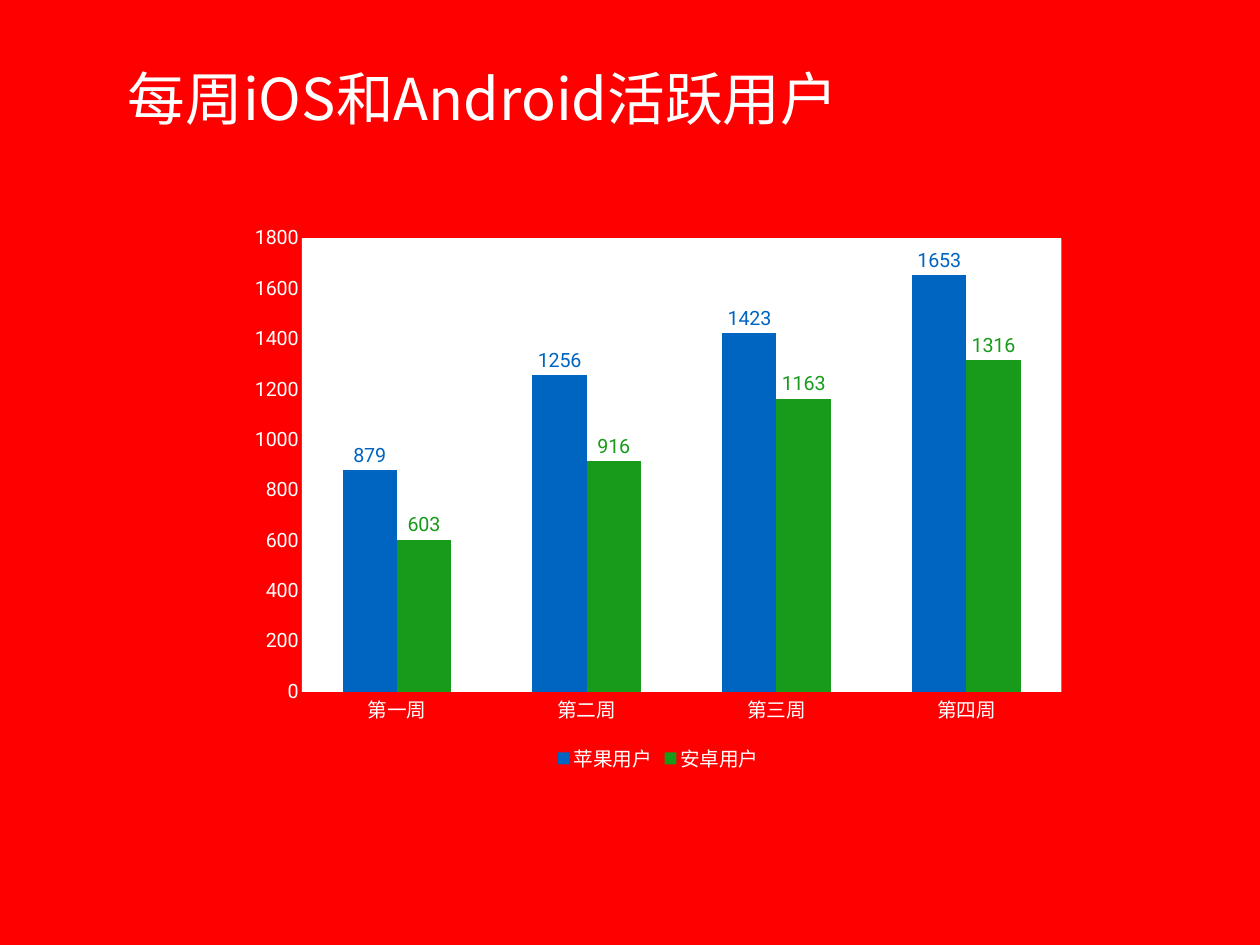
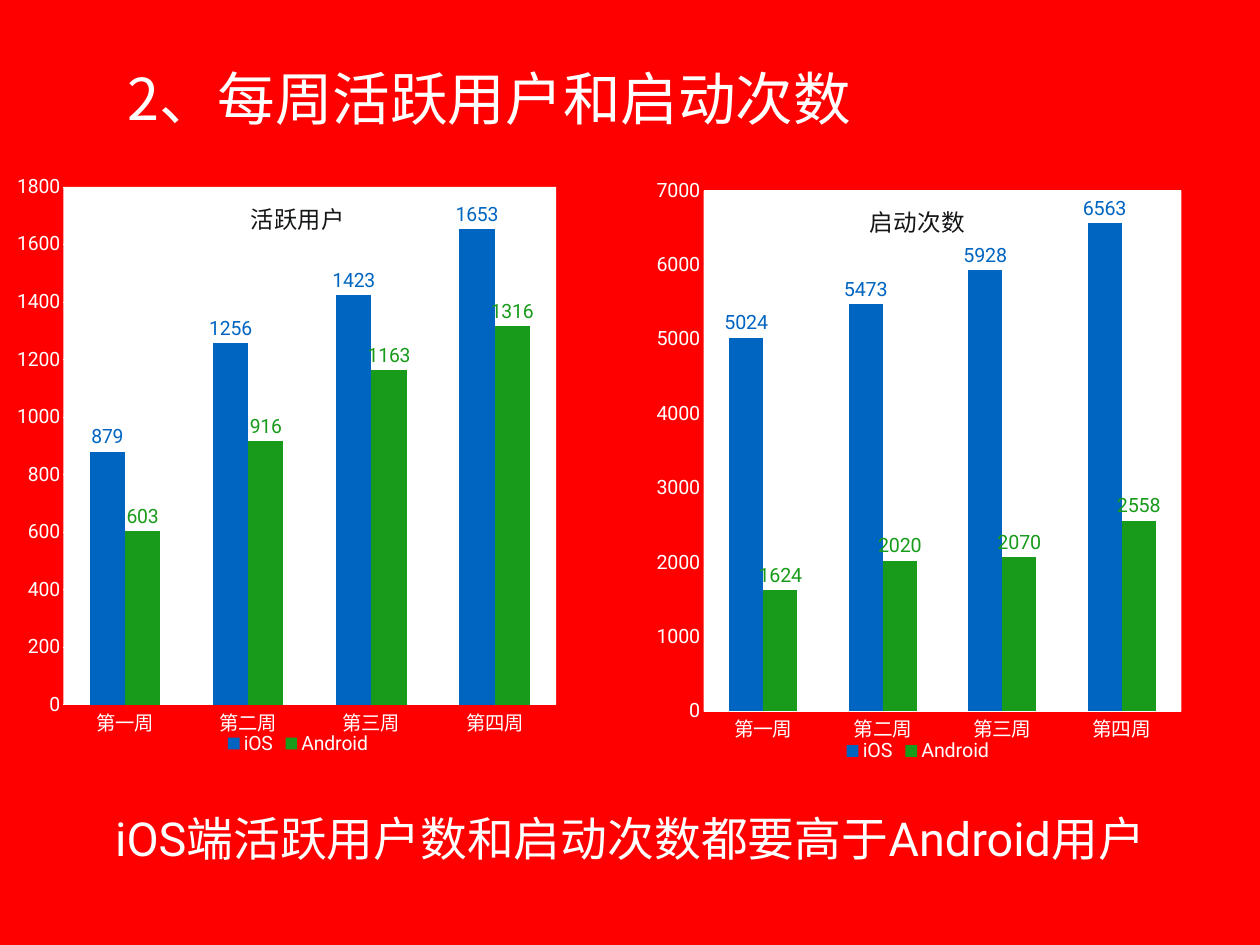
Before and after one commit to kevin0501/go, a slide deck: slide 3 of 需求/过去一个月积木APP数据分析.pptx (slide 5 before the commit). Drawn at 1260x945 pixels with LibreOffice and Linux fonts; fonts in the diff are those of the drawing; background and template pictures are left out. Boxes give left, top, right and bottom in pixels: in the first picture for what was removed or moved away, otherwise in the second. Text is boxed around its words. In the diff, an @@ line names an element or a change of style, - is before the commit and + after.

```diff
--- a/需求/过去一个月积木APP数据分析.pptx
+++ b/需求/过去一个月积木APP数据分析.pptx
@@ text at (128,71,851,125): text changed @@
-每周iOS和Android活跃用户
+2、每周活跃用户和启动次数
@@ column chart at (17,176,569,759) @@
@@ title "活跃用户 " added @@
-苹果用户: 879, 1256, 1423, 1653
+iOS: 879, 1256, 1423, 1653
-安卓用户: 603, 916, 1163, 1316
+Android: 603, 916, 1163, 1316
@@ plot area changed @@
@@ column chart: place and size @@
-column chart at (238,216,1078,776)
+column chart at (17,176,569,759)
@@ column chart added at (641,180,1195,766) @@
+title "启动次数 "
+categories: 第一周, 第二周, 第三周, 第四周
+iOS: 5024, 5473, 5928, 6563
+Android: 1624, 2020, 2070, 2558
@@ text added at (115,816,1145,860), 38 pt, text #FFFFFF @@
+iOS端活跃用户数和启动次数都要高于Android用户
```
Also in this commit, not shown: 2 other slides changed, 3 slides added, 4 slides removed.
